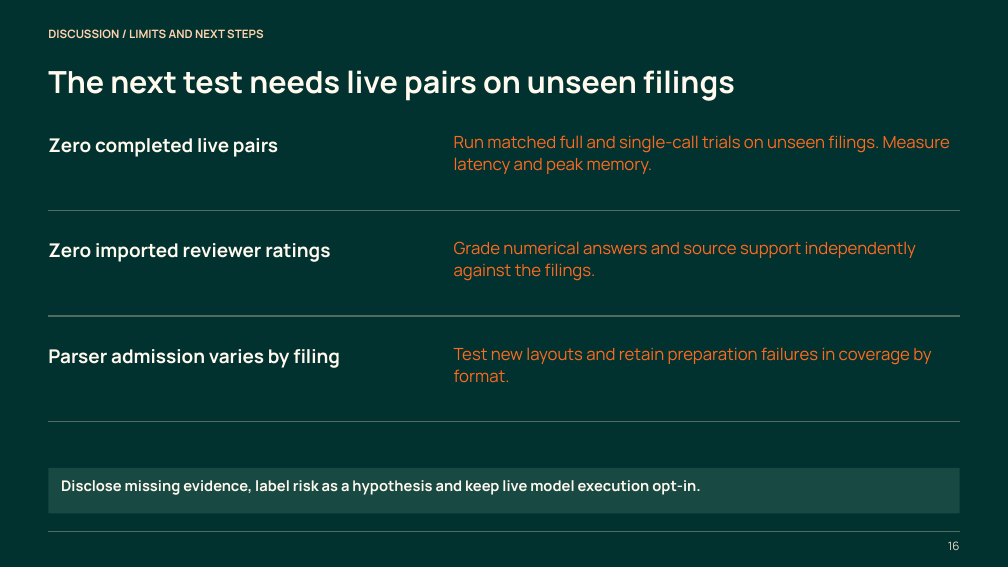
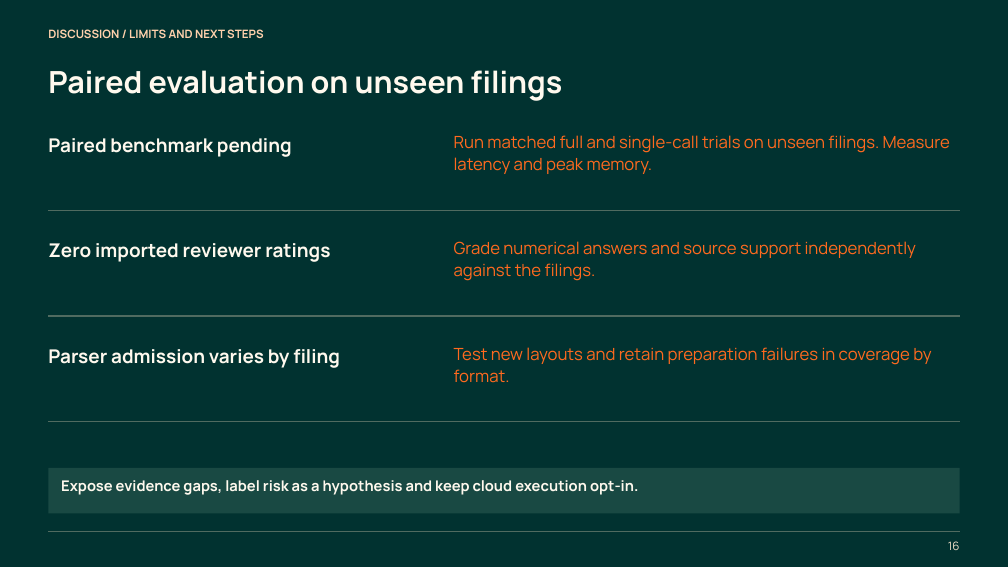
Before and after one commit to AadeeshRS/Mafis, a slide deck: slide 16 of presentation/MAFIS_AI_Project_Green_Orange.pptx. Drawn at 1008x567 pixels with LibreOffice and Linux fonts; fonts in the diff are those of the drawing. Boxes give left, top, right and bottom in pixels: in the first picture for what was removed or moved away, otherwise in the second. Text is boxed around its words. In the diff, an @@ line names an element or a change of style, - is before the commit and + after.

Commit message:
benchmark run & shared memory representation & cleaning of dashboard

```diff
--- a/presentation/MAFIS_AI_Project_Green_Orange.pptx
+++ b/presentation/MAFIS_AI_Project_Green_Orange.pptx
@@ text at bbox=[48, 70, 563, 101]: text changed @@
-The next test needs live pairs on unseen filings
+Paired evaluation on unseen filings
@@ text at bbox=[48, 138, 292, 157]: text changed @@
-Zero completed live pairs
+Paired benchmark pending
@@ text at bbox=[61, 480, 638, 495]: text changed @@
-Disclose missing evidence, label risk as a hypothesis and keep live model execution opt-in.
+Expose evidence gaps, label risk as a hypothesis and keep cloud execution opt-in.
```
Also in this commit, not shown: 9 other slides changed, 26 other files.
